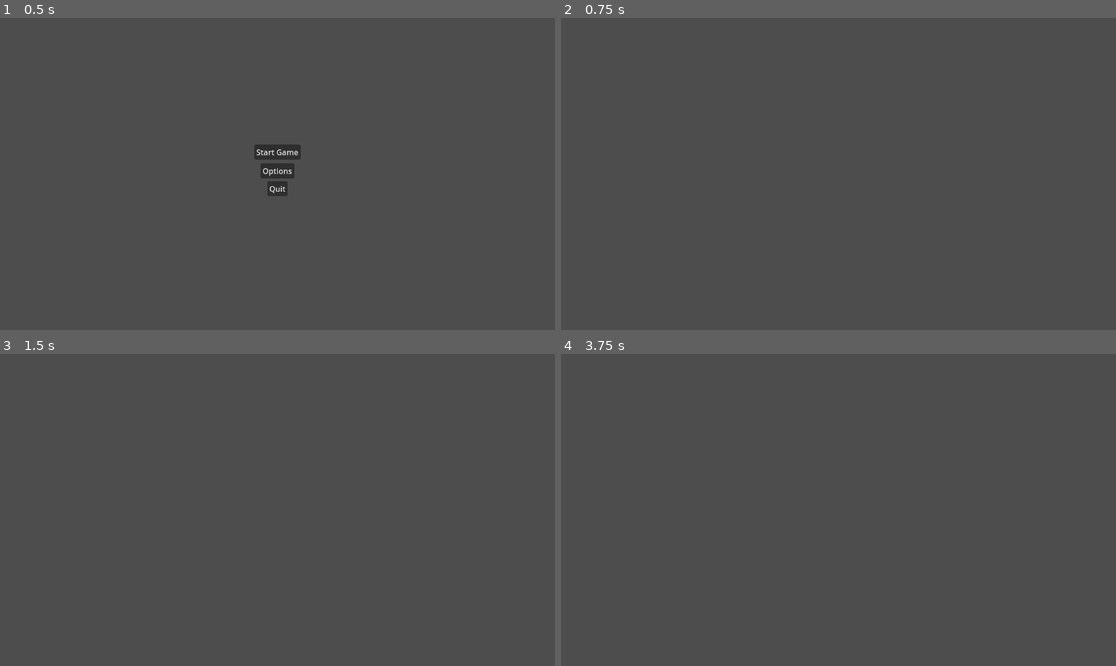
Above: before the commit, frames 1-4 (two rows, left to right).
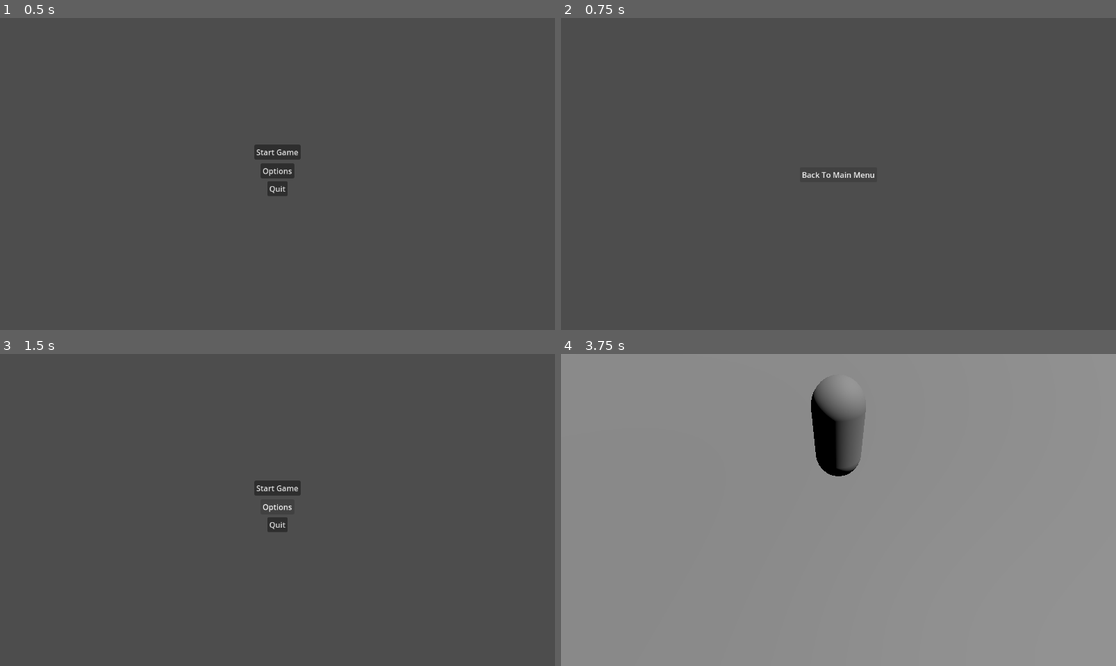
Above: after the commit, the same moments.

Repository: MikaelVV/Allmighty
Game: Godot game, scene res://Scenes/MainMenu.tscn
Two runs of this game, one before a commit and one after it. Both use one fixed random seed, a clock stepped at 60 frames per second and the inputs below.
Inputs (mouse positions are in pixels of both pictures, inside the frame that each line leads up to):
- Up to frame 1 (0.5 s): no input
- Up to frame 2 (0.75 s): click "Options" at 0.5 s
- Up to frame 3 (1.5 s): click (277, 510) at 1.25 s, where only the run after the commit has a clickable "Back To Main Menu"
- Up to frame 4 (3.75 s): click (838, 488) at 2 s, where only the run after the commit has a clickable "Start Game"; tap Enter (ui_accept) at 2.75, 3.02 s; move the mouse to (960, 494) at 2.77 s; hold D (move_right) 2.78-3.53 s; click (960, 494) at 2.92 s; move the mouse to (727, 525) at 3.52 s; hold S (move_back) from 3.53 s (still down)

Frame 1 is identical in both runs. In frame 2, 0.1% of the frame differs, in the area x 43-57%, y 49-52%; in frame 3, 0.6%; in frame 4, 99%, in the area x 0-100%, y 0-100%.

Commit message:
Back to main menu nappi asetuksiin

Diff:
--- a/Scenes/OptionsMenu.tscn
+++ b/Scenes/OptionsMenu.tscn
@@ -1,7 +1,19 @@
-[gd_scene format=3 uid="uid://bd4rbqk0yn5xu"]
+[gd_scene load_steps=2 format=3 uid="uid://bd4rbqk0yn5xu"]
+
+[ext_resource type="Script" path="res://Scripts/OptionsMenuController.gd" id="1_706di"]
 
 [node name="OptionsMenu" type="Node2D"]
 
 [node name="Camera2D" type="Camera2D" parent="."]
 
 [node name="Buttons" type="Node2D" parent="."]
+
+[node name="BackButton" type="Button" parent="Buttons"]
+offset_left = -80.0
+offset_top = -14.0
+offset_right = 80.0
+offset_bottom = 17.0
+text = "Back To Main Menu"
+script = ExtResource("1_706di")
+
+[connection signal="pressed" from="Buttons/BackButton" to="Buttons/BackButton" method="_on_pressed"]
